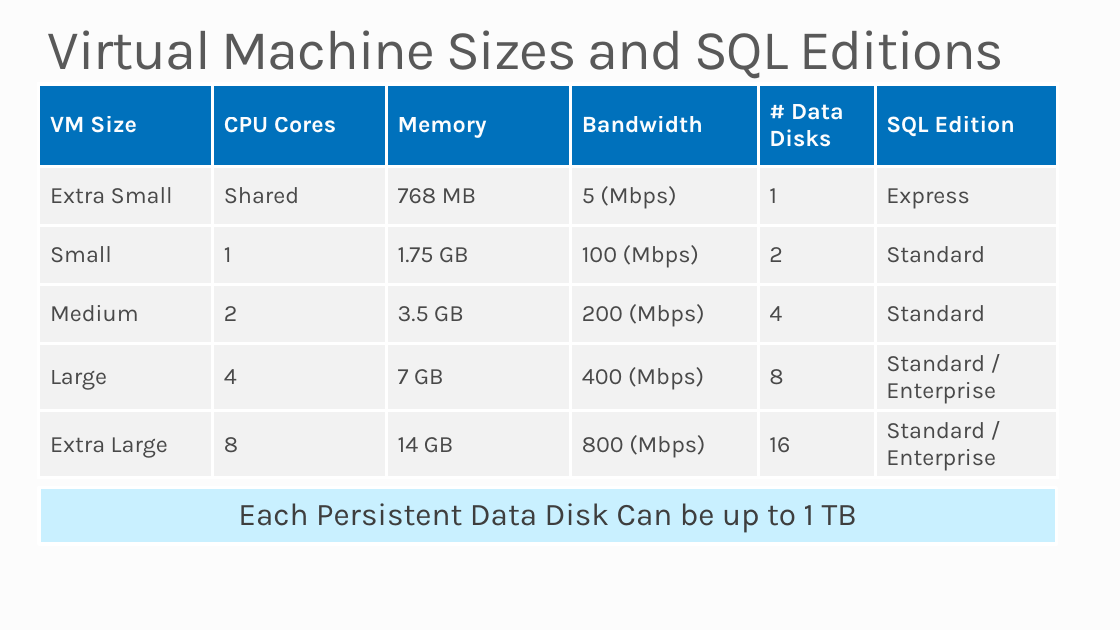
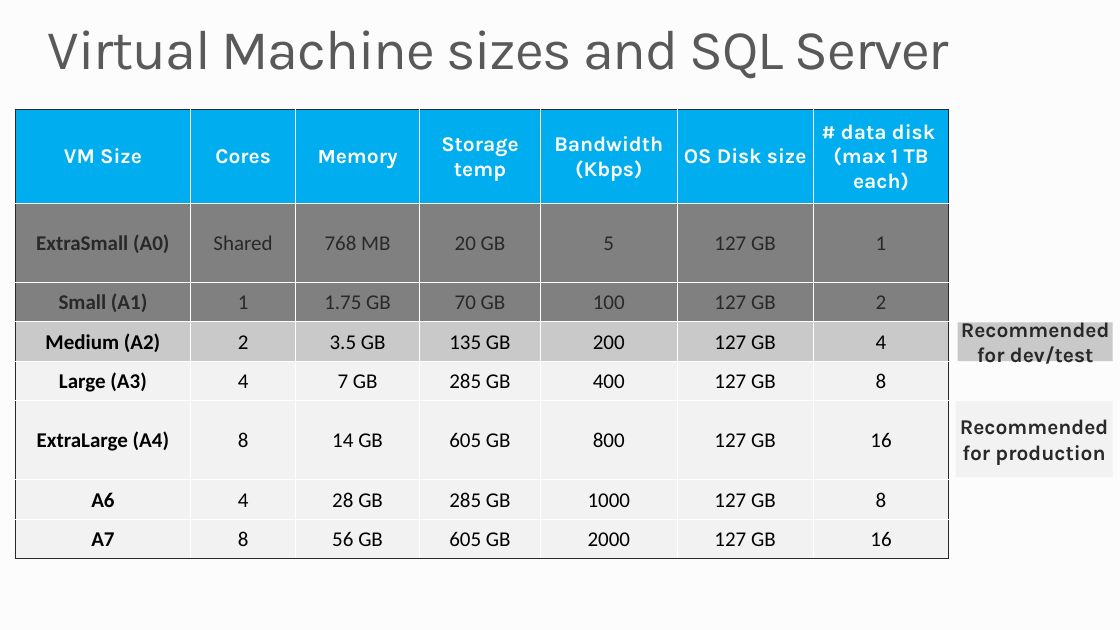
Before and after one commit to francescodiaz/PRESENTATION-DeployingSQLServerOnVMs, a slide deck: slide 9 of DeployingSQLOnVMs.pptx. Drawn at 1120x630 pixels with LibreOffice and Linux fonts; fonts in the diff are those of the drawing; background and template pictures are left out. Boxes give left, top, right and bottom in pixels: in the first picture for what was removed or moved away, otherwise in the second. Text is boxed around its words. In the diff, an @@ line names an element or a change of style, - is before the commit and + after.

Commit message:
deck update

```diff
--- a/DeployingSQLOnVMs.pptx
+++ b/DeployingSQLOnVMs.pptx
@@ title at <box>48,30,949,79</box>: text changed @@
-Virtual Machine Sizes and SQL Editions
+Virtual Machine sizes and SQL Server
@@ table at <box>15,109,950,559</box> @@
-VM Size | CPU Cores | Memory | Bandwidth | # Data Disks | SQL Edition
-Extra Small | Shared | 768 MB | 5 (Mbps) | 1 | Express
-Small | 1 | 1.75 GB | 100 (Mbps) | 2 | Standard
-Medium | 2 | 3.5 GB | 200 (Mbps) | 4 | Standard
-Large | 4 | 7 GB | 400 (Mbps) | 8 | Standard / Enterprise
-Extra Large | 8 | 14 GB | 800 (Mbps) | 16 | Standard / Enterprise
+VM Size | Cores | Memory | Storage temp | Bandwidth (Kbps) | OS Disk size | # data disk / (max 1 TB each)
+ExtraSmall (A0) | Shared | 768 MB | 20 GB | 5 | 127 GB | 1
+Small (A1) | 1 | 1.75 GB | 70 GB | 100 | 127 GB | 2
+Medium (A2) | 2 | 3.5 GB | 135 GB | 200 | 127 GB | 4
+Large (A3) | 4 | 7 GB | 285 GB | 400 | 127 GB | 8
+ExtraLarge (A4) | 8 | 14 GB | 605 GB | 800 | 127 GB | 16
+A6 | 4 | 28 GB | 285 GB | 1000 | 127 GB | 8
+A7 | 8 | 56 GB | 605 GB | 2000 | 127 GB | 16
@@ table: place and size @@
-table at <box>39,84,1057,478</box>
+table at <box>15,109,950,559</box>
@@ rectangle added at <box>958,323,1112,361</box>, fill #CACACA, 18 pt, text #292929, bold @@
+Recommended for dev/test
@@ rectangle added at <box>955,401,1112,476</box>, fill #F2F2F2, 18 pt, text #292929, bold @@
+Recommended for production
@@ rectangle removed at <box>39,487,1056,544</box> @@
-Each Persistent Data Disk Can be up to 1 TB
```
Also in this commit, not shown: 4 other slides changed.
